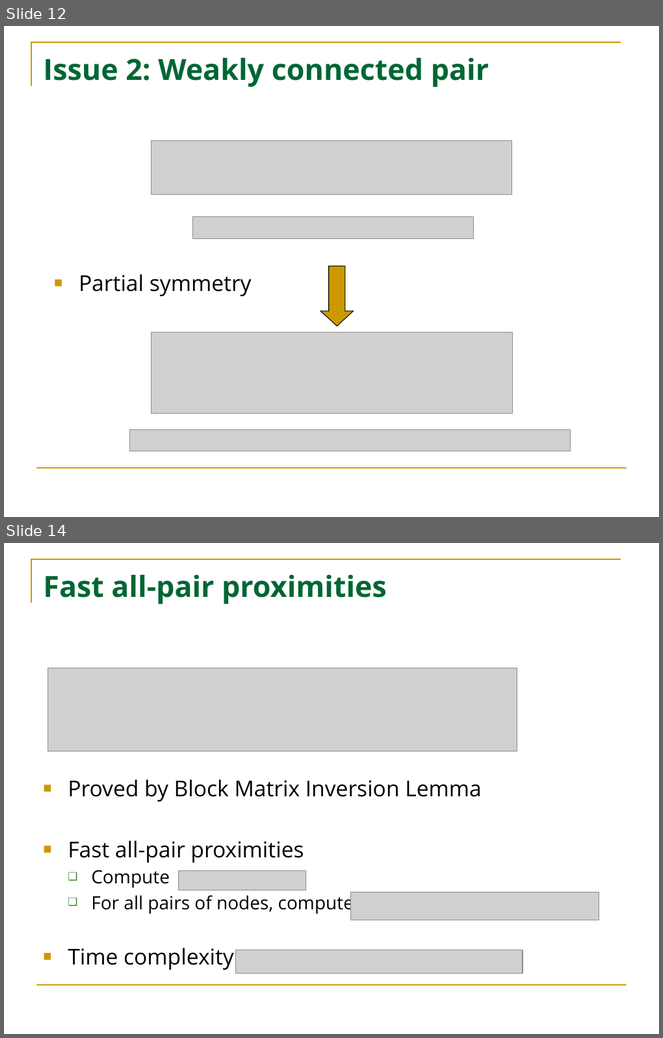
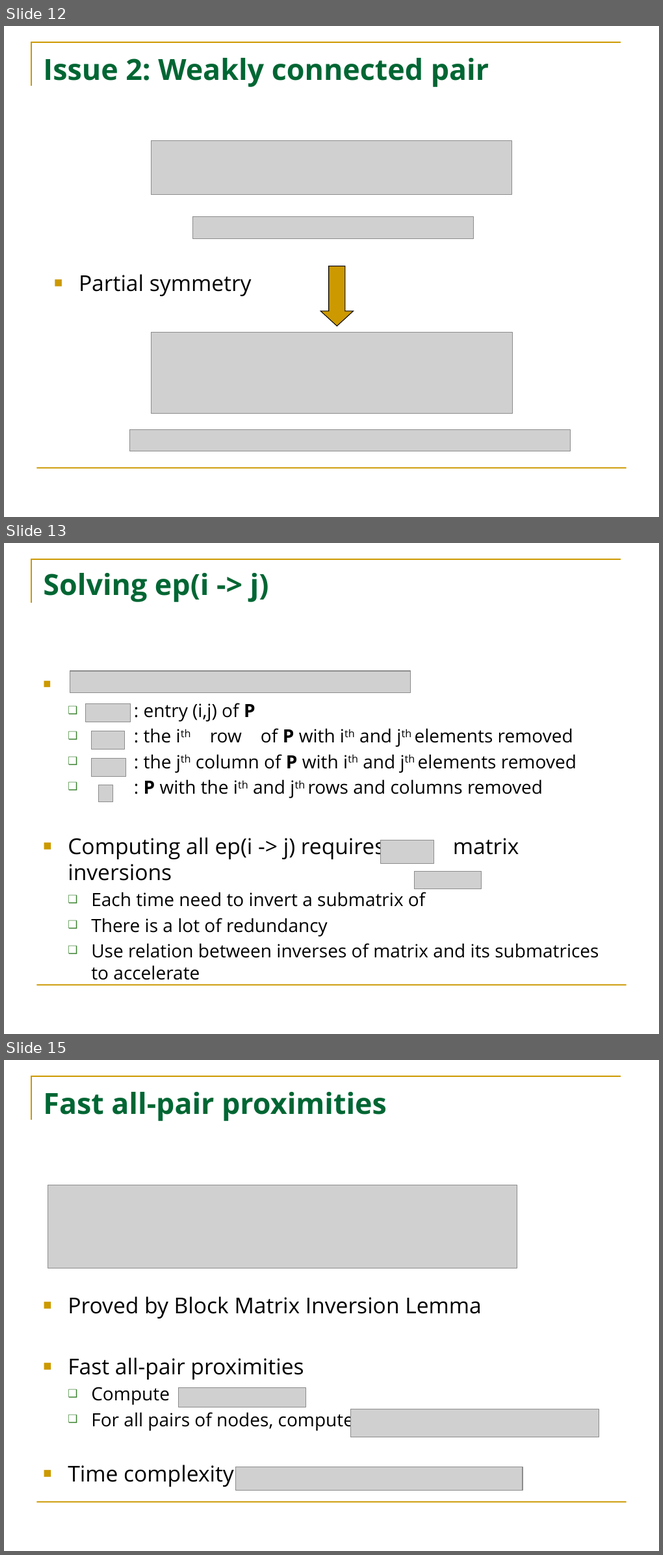
Before and after one commit to HuanSGT/rw-dir-prox, a slide deck: rw.pptx. Shown one above the other, each under a label of ours: slides 12 and 14 before the commit, slides 12, 13 and 15 after it; the slides between them are not shown. The pictures are 663x1038 and 663x1555 pixels, drawn with LibreOffice and Linux fonts; fonts in the diff are those of the drawing; grey boxes stand for pictures. Boxes give left, top, right and bottom in pixels: in the first picture for what was removed or moved away, otherwise in the second. Text is boxed around its words. In the diff, an @@ line names an element or a change of style, - is before the commit and + after.

```diff
--- a/rw.pptx
+++ b/rw.pptx
@@ slide 13 added at <box>4,543,659,1034</box>, background #FFFFFF; not listed: 2 template elements that a slide beside it also shows @@
@@ title added at <box>43,573,269,602</box>, 32 pt, text #006633, bold @@
+Solving ep(i -> j)
@@ picture added at <box>70,671,411,693</box> @@
@@ text added at <box>68,703,599,980</box>, 20 pt, text #000000 @@
+  ❑ : entry (i,j) of P
+  ❑ : the ith row of P with ith and jth elements removed
+  ❑ : the jth column of P with ith and jth elements removed
+  ❑ : P with the ith and jth rows and columns removed
+■ Computing all ep(i -> j) requires matrix inversions
+  ❑ Each time need to invert a submatrix of
+  ❑ There is a lot of redundancy
+  ❑ Use relation between inverses of matrix and its submatrices to accelerate
@@ picture added at <box>86,704,131,721</box> @@
@@ picture added at <box>91,731,124,750</box> @@
@@ picture added at <box>91,759,125,777</box> @@
@@ picture added at <box>98,785,113,802</box> @@
@@ picture added at <box>381,841,434,864</box> @@
@@ picture added at <box>414,871,482,889</box> @@
@@ what was slide 14 is now slide 15 @@
```
Also in this commit, not shown: 8 slides changed, 2 other slides added, 6 other files.
